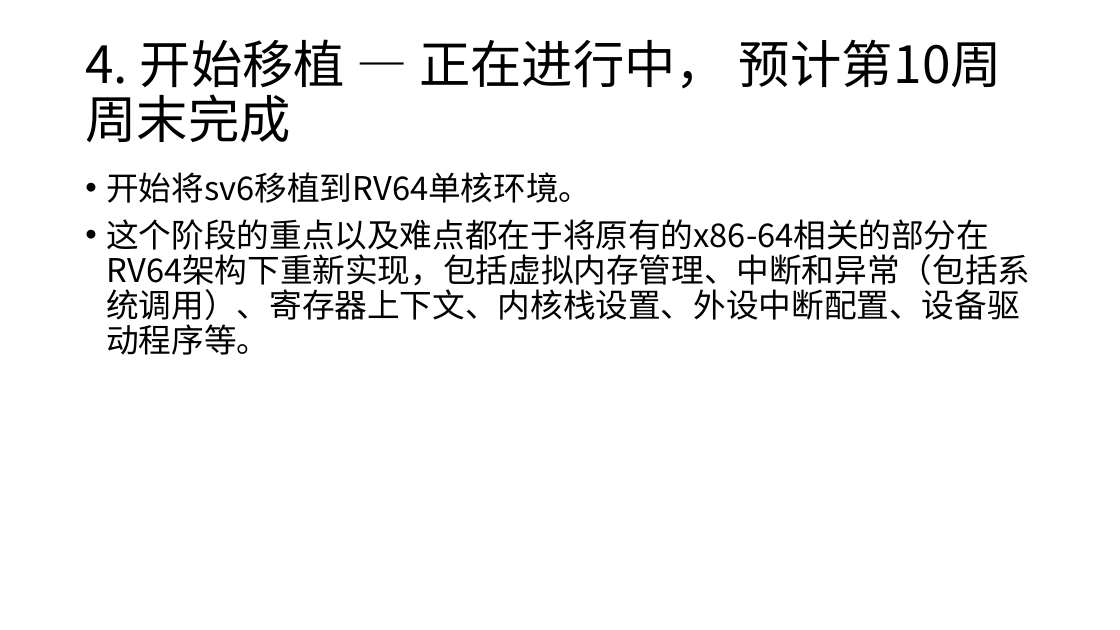
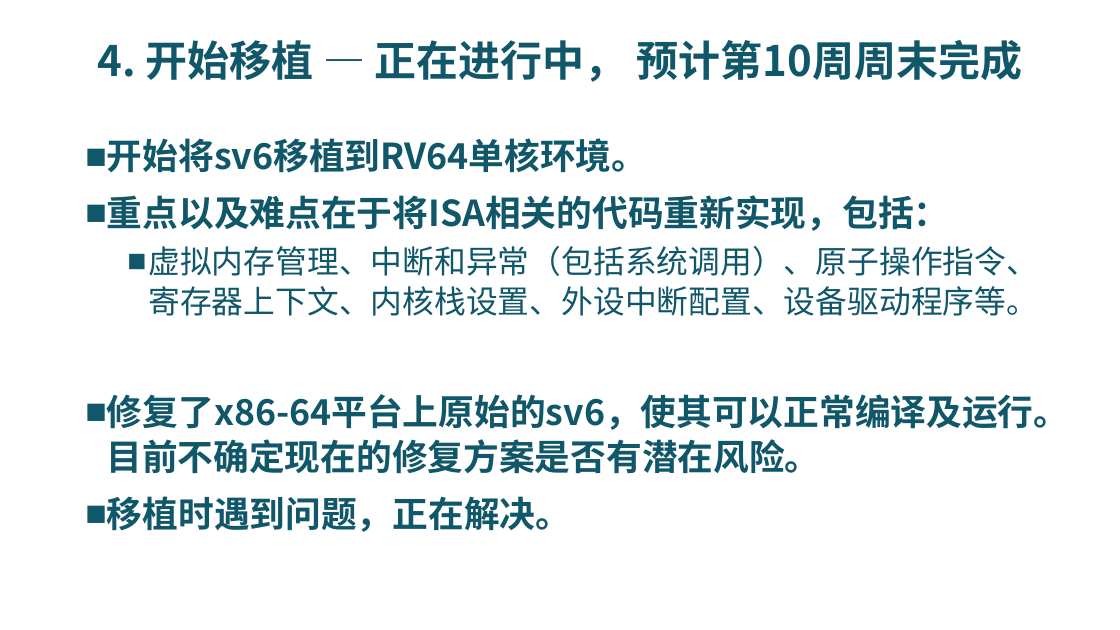
Before and after one commit to riscv-labs/OS2018spring-projects-g06, a slide deck: slide 11 of mid_report.pptx (slide 10 before the commit). Drawn at 1120x630 pixels with LibreOffice and Linux fonts; fonts in the diff are those of the drawing; background and template pictures are left out. Boxes give left, top, right and bottom in pixels: in the first picture for what was removed or moved away, otherwise in the second. Text is boxed around its words. In the diff, an @@ line names an element or a change of style, - is before the commit and + after.

```diff
--- a/mid_report.pptx
+++ b/mid_report.pptx
@@ title "4. 开始移植 — 正在进行中， 预计第10周周末完成" at [98, 40, 1022, 82]: size 44 to 36 pt, text colour #000000 to #11576A, bold on; alignment left to centre @@
@@ text "开始将sv6移植到RV64单核环境。": place and size @@
-text "开始将sv6移植到RV64单核环境。" at [106, 172, 1030, 355]
+text "开始将sv6移植到RV64单核环境。" at [106, 138, 1069, 532]
@@ text at [107, 138, 647, 173]: size 28 to 30.6 pt, text colour #000000 to #11576A, bold on in "开始将sv6移植到RV64单核环境。"; bullet • to ■; line spacing 0.9 to 1.05 @@
@@ text at [106, 195, 1069, 532]: text changed; size 28 to 30.6 pt; text colour #000000 to #11576A; bold on @@
-• 这个阶段的重点以及难点都在于将原有的x86-64相关的部分在RV64架构下重新实现，包括虚拟内存管理、中断和异常（包括系统调用）、寄存器上下文、内核栈设置、外设中断配置、设备驱动程序等。
+■ 重点以及难点在于将ISA相关的代码重新实现，包括：
+  ■ 虚拟内存管理、中断和异常（包括系统调用）、原子操作指令、寄存器上下文、内核栈设置、外设中断配置、设备驱动程序等。
+■ 修复了x86-64平台上原始的sv6，使其可以正常编译及运行。目前不确定现在的修复方案是否有潜在风险。
+■ 移植时遇到问题，正在解决。
```
Also in this commit, not shown: 19 other slides changed, 1 slide removed, 1 other file.
